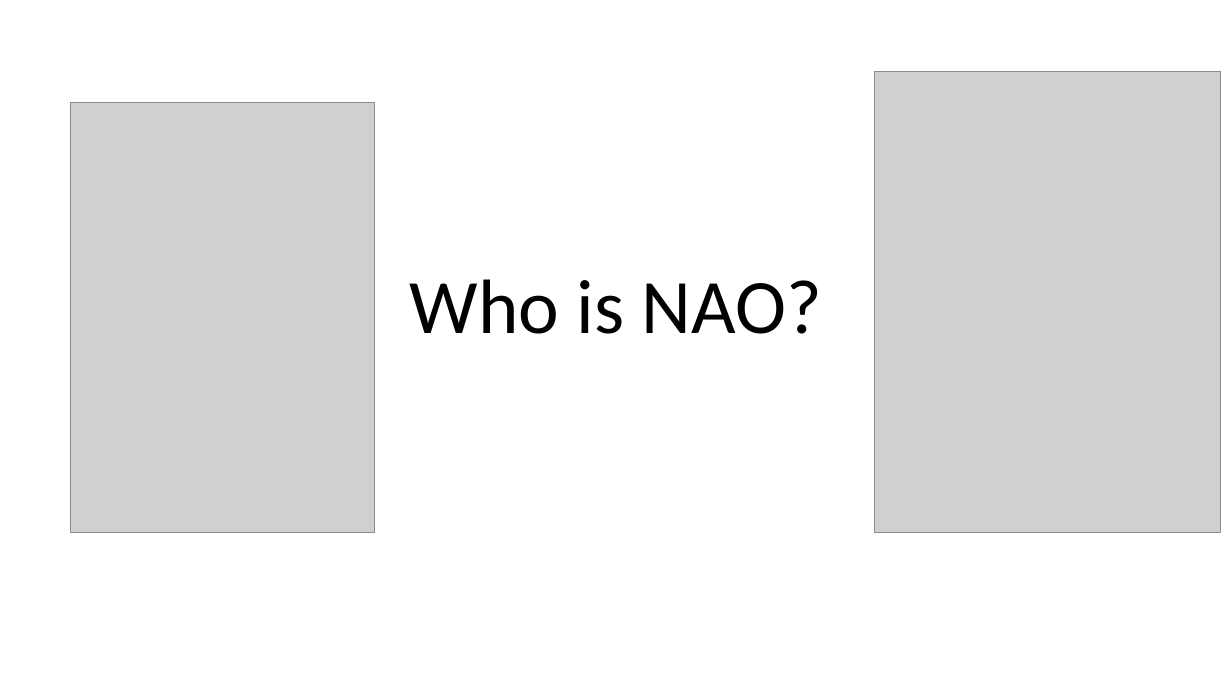
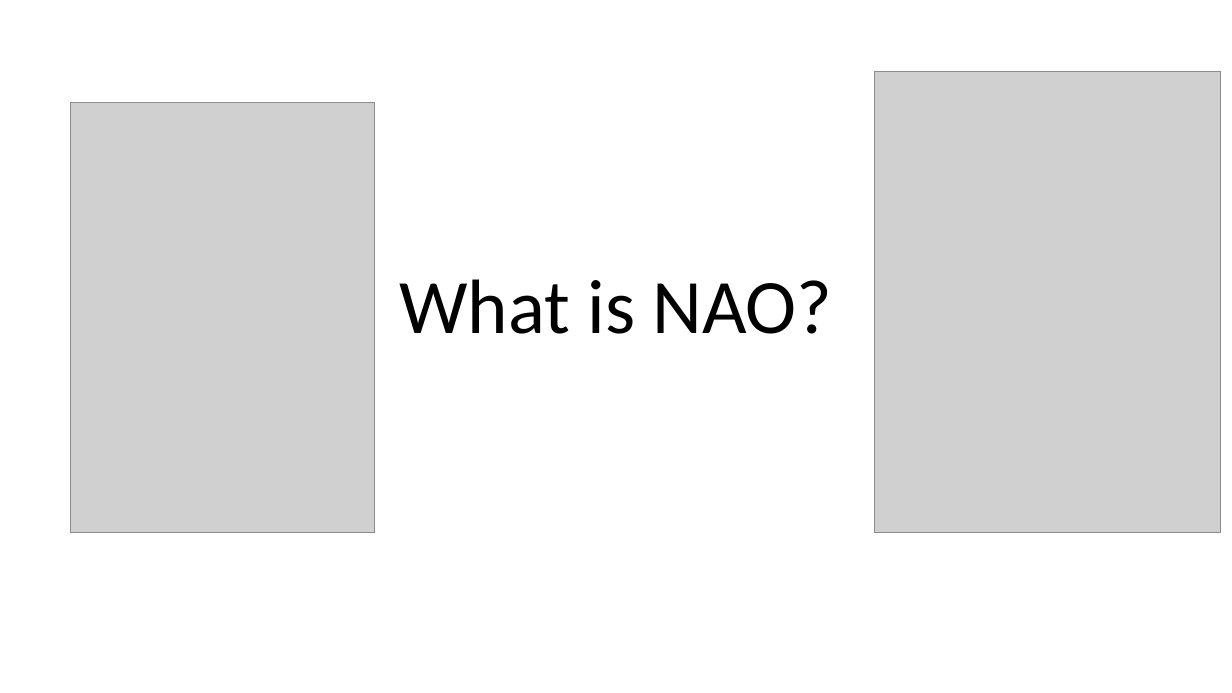
Before and after one commit to drewzxcvbnm/Nao-PPTX, a slide deck: slide 1 of naoPPTX.pptx. Drawn at 1232x693 pixels with LibreOffice and Linux fonts; fonts in the diff are those of the drawing; grey boxes stand for pictures. Boxes give left, top, right and bottom in pixels: in the first picture for what was removed or moved away, otherwise in the second. Text is boxed around its words. In the diff, an @@ line names an element or a change of style, - is before the commit and + after.

Commit message:
pptx update

```diff
--- a/naoPPTX.pptx
+++ b/naoPPTX.pptx
@@ title at [399, 279, 833, 334]: text changed @@
-Who is NAO?
+What is NAO?
```
Also in this commit, not shown: 3 other files.
